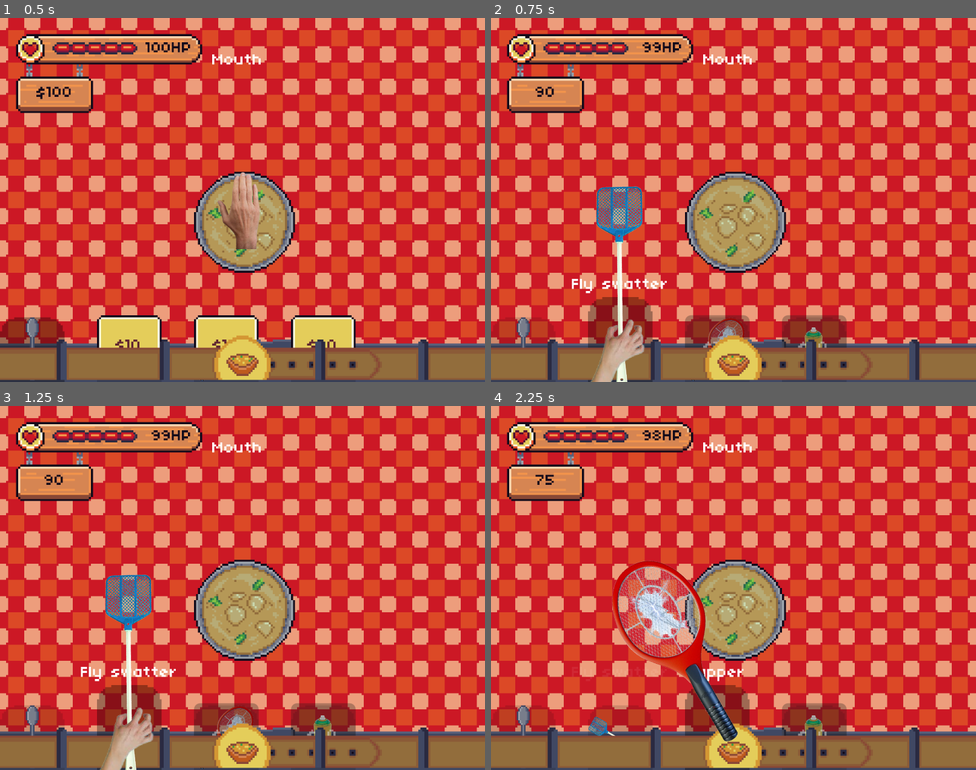
Above: before the commit, frames 1-4 (two rows, left to right).
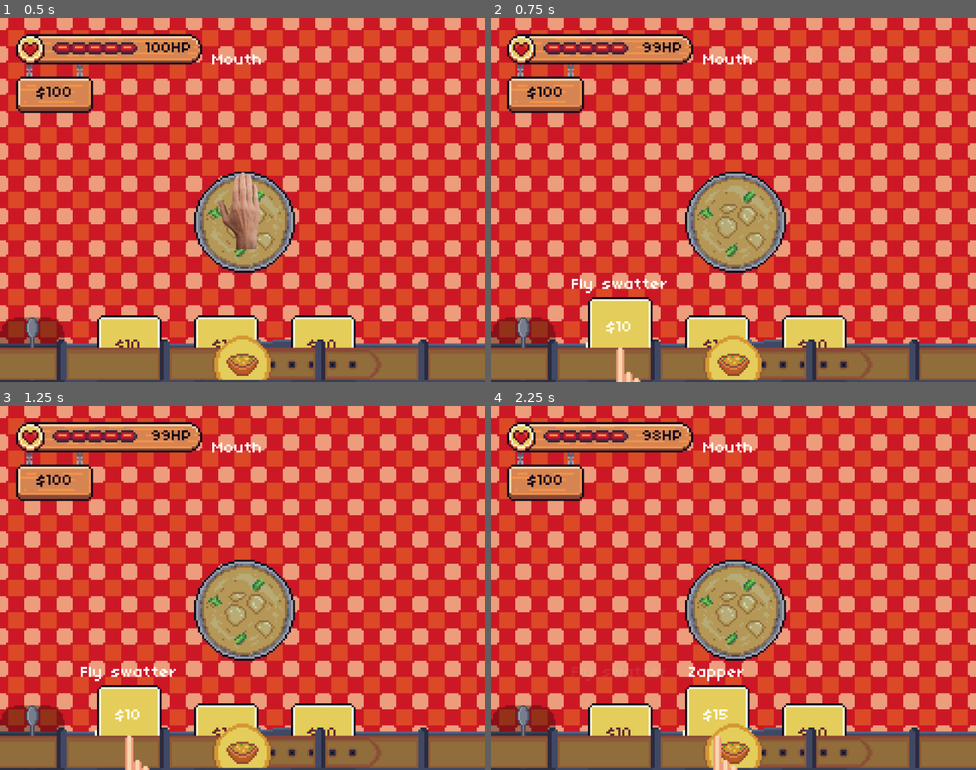
Above: after the commit, the same moments.

Repository: mattismoel/rage-room
Game: Godot game, scene res://scenes/game.tscn
Same seed, same stepped clock (60 frames per second), same inputs: the game is played once before the commit and once after it. The engine's default icon, where the game draws it, is replaced by a stand-in: a white triangle on a blue panel in a dark square.
Inputs (mouse positions are in pixels of both pictures, inside the frame that each line leads up to):
- Up to frame 1 (0.5 s): no input
- Up to frame 2 (0.75 s): click "$10" at 0.5 s
- Up to frame 3 (1.25 s): no input
- Up to frame 4 (2.25 s): click (621, 748) at 1.27 s; click "$15" at 2 s

Frame 1 is identical in both runs. In frame 2, 6.8% of the frame differs, in the area x 0-74%, y 18-100%; in frame 3, 6.8%; in frame 4, 8.9%.
Error after the commit: Parse Error: Could not parse global class "Insect" from "res://scenes/insects/insect.gd". (res://scripts/insect_manager.gd:5)

Commit message:
implement insect damage model

Diff:
--- a/scenes/equipment/smack_hand/smack_state.gd
+++ b/scenes/equipment/smack_hand/smack_state.gd
@@ -5,12 +5,14 @@
 @export var _hit_area: Area2D
 @export var _animation_player: AnimationPlayer
 
+@export var _damage_per_smack: float = 10.0
+
 func enter() -> void:
 	super()
 	show()
 
 	_animation_player.play("smack")
-	_kill_intersecting_insects()
+	_damage_intersecting_insects(_damage_per_smack)
 	await _animation_player.animation_finished
 	changed_state.emit(_idle_state)
 
@@ -18,8 +20,9 @@
 	super()
 	hide()
 
-func _kill_intersecting_insects() -> void:
+func _damage_intersecting_insects(damage: float) -> void:
 	var overlapping_areas: Array[Area2D] = _hit_area.get_overlapping_areas()
 	for area in overlapping_areas:
-		if area.get_parent() is Insect:
-			InsectManager.kill(area.get_parent())
+		var parent := area.get_parent()
+		if parent is Insect:
+			parent.take_damage(damage)
--- a/scenes/insects/ant/ant.tscn
+++ b/scenes/insects/ant/ant.tscn
@@ -1,9 +1,11 @@
-[gd_scene load_steps=26 format=3 uid="uid://ic6q7foo7ydh"]
+[gd_scene load_steps=30 format=3 uid="uid://ic6q7foo7ydh"]
 
 [ext_resource type="Script" uid="uid://bbhqwf7bsqwm2" path="res://scenes/insects/ant/ant.gd" id="1_jvi1b"]
-[ext_resource type="Script" path="res://scenes/target_zone.gd" id="2_c26io"]
+[ext_resource type="Script" uid="uid://dmds87a1jnvh0" path="res://scripts/health_component.gd" id="2_03jqh"]
+[ext_resource type="Script" uid="uid://eokcg40yy5wk" path="res://scenes/target_zone.gd" id="2_c26io"]
 [ext_resource type="Texture2D" uid="uid://cdyfo2uwqvl5a" path="res://scenes/insects/ant/ant-spritesheet.png" id="3_ta8b7"]
 [ext_resource type="Script" uid="uid://8tvugixginf6" path="res://scripts/directional_sprite.gd" id="4_ta8b7"]
+[ext_resource type="Script" uid="uid://b72oq33b8bp8v" path="res://scripts/rate_timer.gd" id="6_x4q1v"]
 
 [sub_resource type="CircleShape2D" id="CircleShape2D_cwltk"]
 radius = 256.0
@@ -218,10 +220,26 @@
 &"w": SubResource("Animation_xjbm2")
 }
 
-[node name="Ant" type="Node2D" node_paths=PackedStringArray("_animation_player", "_target_zone")]
+[sub_resource type="Gradient" id="Gradient_ta8b7"]
+colors = PackedColorArray(1, 1, 1, 1, 0, 0, 0, 1)
+
+[sub_resource type="GradientTexture2D" id="GradientTexture2D_03jqh"]
+gradient = SubResource("Gradient_ta8b7")
+fill = 1
+fill_from = Vector2(0.5, 0.5)
+
+[node name="Ant" type="Node2D" node_paths=PackedStringArray("_hitbox", "_bite_timer", "_health_component", "_target_zone")]
 script = ExtResource("1_jvi1b")
-_animation_player = NodePath("DirectionalSprite/AnimationPlayer")
+_hitbox = NodePath("Hitbox")
+_bite_timer = NodePath("RateTimer")
+_health_component = NodePath("HealthComponent")
 _target_zone = NodePath("TargetZone")
+
+[node name="HealthComponent" type="Node" parent="."]
+script = ExtResource("2_03jqh")
+initial_health = 2.0
+max_health = 2.0
+metadata/_custom_type_script = "uid://dmds87a1jnvh0"
 
 [node name="TargetZone" type="Area2D" parent="."]
 monitorable = false
@@ -255,3 +273,12 @@
 libraries = {
 &"": SubResource("AnimationLibrary_1taww")
 }
+
+[node name="PointLight2D" type="PointLight2D" parent="."]
+color = Color(1, 0, 0, 1)
+texture = SubResource("GradientTexture2D_03jqh")
+
+[node name="RateTimer" type="Timer" parent="."]
+wait_time = 2.0
+script = ExtResource("6_x4q1v")
+rate = 0.5
--- a/scenes/insects/insect.gd
+++ b/scenes/insects/insect.gd
@@ -1,7 +1,7 @@
 class_name Insect
 extends Node2D
 
-## Emitted whenever the insect takes a bite. It contains the amount of damage
+## Emitted whenever the insect takes a bite. It contains the amount of _damage_per_bite
 ## dealt.
 signal took_bite(damage: float)
 
@@ -16,8 +16,18 @@
 ## The amount of damage per bite.
 @export var damage: float = 1.0
 
+@export var _hitbox: Area2D
+@export var _bite_timer: RateTimer
+
+## How resistant the insect is to _damage_per_bite.
+##
+## Values range from [0.0, 1.0].
+@export_range(0.0, 1.0) var _resistance: float = 0.0
+
+@export var _health_component: HealthComponent
 @export var _target_zone: TargetZone
 
+var _current_target: Target
 
 func _ready() -> void:
 	InsectManager.add([self])
@@ -26,13 +36,15 @@
 	await get_tree().physics_frame
 	await get_tree().physics_frame
 
+	_hitbox.area_entered.connect(_on_area_entered)
+	_health_component.health_depleted.connect(_on_health_depleted)
+	_bite_timer.timeout.connect(_on_bite_timer_timeout)
 
 	## If the insect has no target zone, it is considered target-less, and we do
 	## not wish to target anything.
 	if _target_zone == null:
 		return
 
-	_target_zone.area_entered.connect(_on_area_entered)
 	var t := _target_zone.find_target()
 
 	target(t)
@@ -49,7 +61,20 @@
 	pass
 
 func kill() -> void:
+	InsectManager.kill(self)
 	killed.emit(self)
 
+func _calculate_damage(amount: float, resistance: float) -> float:
+	return amount - resistance * amount
+
+func _on_health_depleted() -> void:
+	kill()
+
 func _on_area_entered(area: Area2D) -> void:
-	pass
+	if area is not Target: return
+	_current_target = area
+	_bite_timer.start()
+
+func _on_bite_timer_timeout() -> void:
+	assert(_current_target != null, "The insect attempted to bit a null target!")
+	took_bite.emit(_damage_per_bite)
--- a/scenes/insects/spider/spider.gd
+++ b/scenes/insects/spider/spider.gd
@@ -1,8 +1,6 @@
 extends Insect
 
-@export var _base_speed: float = 8.0
-@export var _hitbox: Area2D
-@export var _animation_player: AnimationPlayer
+@export var _speed: float = 8.0
 
 @onready var _speed: float = _base_speed
 @onready var _screen_size := Vector2(
@@ -15,7 +13,6 @@
 
 func _ready() -> void:
 	super()
-	_hitbox.area_entered.connect(_on_area_entered)
 
 	var _random_point := Vector2(
 		randf_range(0, _screen_size.x),
@@ -61,10 +58,12 @@
 	if area is not Target: return
 	_direction = _calculate_new_direction(_direction)
 
+
 func _calculate_new_direction(direction: Vector2) -> Vector2:
 	var perpendicular := Vector2(-direction.y, direction.x)
 	return perpendicular.rotated(randf() * PI)
 
+
 func _is_on_screen() -> bool:
 	return global_position.x <= _screen_size.x && global_position.x > 0.0\
 		&& global_position.y <= _screen_size.y && global_position.y > 0.0
--- a/scenes/insects/spider/spider.tscn
+++ b/scenes/insects/spider/spider.tscn
@@ -1,8 +1,10 @@
-[gd_scene load_steps=24 format=3 uid="uid://c60qb2i7f4vto"]
+[gd_scene load_steps=26 format=3 uid="uid://c60qb2i7f4vto"]
 
 [ext_resource type="Script" uid="uid://bqe1kga3lopem" path="res://scenes/insects/spider/spider.gd" id="1_rfuxy"]
 [ext_resource type="Texture2D" uid="uid://bai3hwoshk7au" path="res://scenes/insects/spider/spider-spritesheet.png" id="2_jg2f4"]
+[ext_resource type="Script" uid="uid://dmds87a1jnvh0" path="res://scripts/health_component.gd" id="2_sxnj4"]
 [ext_resource type="Script" uid="uid://8tvugixginf6" path="res://scripts/directional_sprite.gd" id="2_xa5d1"]
+[ext_resource type="Script" uid="uid://b72oq33b8bp8v" path="res://scripts/rate_timer.gd" id="5_sxnj4"]
 
 [sub_resource type="AnimationNodeAnimation" id="AnimationNodeAnimation_xa5d1"]
 animation = &"n"
@@ -214,10 +216,17 @@
 [sub_resource type="CircleShape2D" id="CircleShape2D_xa5d1"]
 radius = 5.0
 
-[node name="Spider" type="Node2D" node_paths=PackedStringArray("_hitbox", "_animation_player")]
+[node name="Spider" type="Node2D" node_paths=PackedStringArray("_hitbox", "_bite_timer", "_health_component")]
 script = ExtResource("1_rfuxy")
 _hitbox = NodePath("CollisionDetector")
-_animation_player = NodePath("AnimationPlayer")
+_bite_timer = NodePath("RateTimer")
+_health_component = NodePath("HealthComponent")
+
+[node name="HealthComponent" type="Node" parent="."]
+script = ExtResource("2_sxnj4")
+initial_health = 5.0
+max_health = 5.0
+metadata/_custom_type_script = "uid://dmds87a1jnvh0"
 
 [node name="DirectionalSprite" type="Sprite2D" parent="." node_paths=PackedStringArray("_target", "_animation_tree")]
 texture = ExtResource("2_jg2f4")
@@ -244,3 +253,7 @@
 
 [node name="CollisionShape2D" type="CollisionShape2D" parent="CollisionDetector"]
 shape = SubResource("CircleShape2D_xa5d1")
+
+[node name="RateTimer" type="Timer" parent="."]
+script = ExtResource("5_sxnj4")
+metadata/_custom_type_script = "uid://b72oq33b8bp8v"
--- a/scenes/targets/soup/soup.tscn
+++ b/scenes/targets/soup/soup.tscn
@@ -9,11 +9,10 @@
 [sub_resource type="CircleShape2D" id="CircleShape2D_4nqb7"]
 radius = 24.0208
 
-[node name="Soup" type="Area2D" node_paths=PackedStringArray("_health_component", "_timer")]
+[node name="Soup" type="Area2D" node_paths=PackedStringArray("_health_component")]
 script = ExtResource("1_4nqb7")
 consumable = ExtResource("2_c0cfm")
 _health_component = NodePath("HealthComponent")
-_timer = NodePath("Timer")
 metadata/_custom_type_script = "uid://c5esn4h1wsvqj"
 
 [node name="Sprite2D" type="Sprite2D" parent="."]
--- a/scripts/insect_manager.gd
+++ b/scripts/insect_manager.gd
@@ -69,8 +69,5 @@
 
 	count_changed.emit(new_count)
 
-	insect.kill() # This is emitting the "killed" signal twice?
-	# Is it not currently redundant?
-
 	if _debug_kill_insect:
 		print("Killed insect %s" % insect.name)
--- /dev/null
+++ b/scripts/rate_timer.gd
@@ -0,0 +1,8 @@
+@tool
+class_name RateTimer
+extends Timer
+
+@export var rate: float = 1.0:
+	set(v):
+		wait_time = 1.0 / v
+		rate = v
--- a/scripts/target.gd
+++ b/scripts/target.gd
@@ -1,6 +1,5 @@
 class_name Target
 extends Area2D
-
 
 ## The weight (importance) of the target.
 @export var weight: float = 1.0
@@ -8,17 +7,12 @@
 ## The consumable associated with the target.
 @export var consumable: ConsumableEntry
 
-@export var _damage_per_insect: float = 1.0
 
 @export_group("References")
 @export var _health_component: HealthComponent
-@export var _timer: Timer
-
-var _contained_insects: Array[Insect] = []
 
 func _ready() -> void:
 	area_entered.connect(_on_area_entered)
-	_timer.timeout.connect(_on_timer_timeout)
 
 ## Gets a random point on the targets circle shape perimeter.
 ##
@@ -42,22 +36,8 @@
 	var parent := area.get_parent()
 
 	if parent is Insect:
-		_contained_insects.append(parent)
-		parent.killed.connect(_on_insect_killed)
+		parent.took_bite.connect(_health_component.take_damage)
 		return
-
-
-func _on_timer_timeout() -> void:
-	if _contained_insects.size() <= 0:
-		return
-	var total_damage := _contained_insects.size() * _damage_per_insect
-	_health_component.take_damage(total_damage)
-
-
-func _on_insect_killed(insect: Insect) -> void:
-	var index := _contained_insects.find(insect)
-	assert(index != -1, "The killed insect could not be found in the targets contained insects.")
-	_contained_insects.remove_at(index)
 
 func _get_collision_shape() -> CollisionShape2D:
 	for child in get_children():
Not shown, added: scripts/rate_timer.gd.uid
